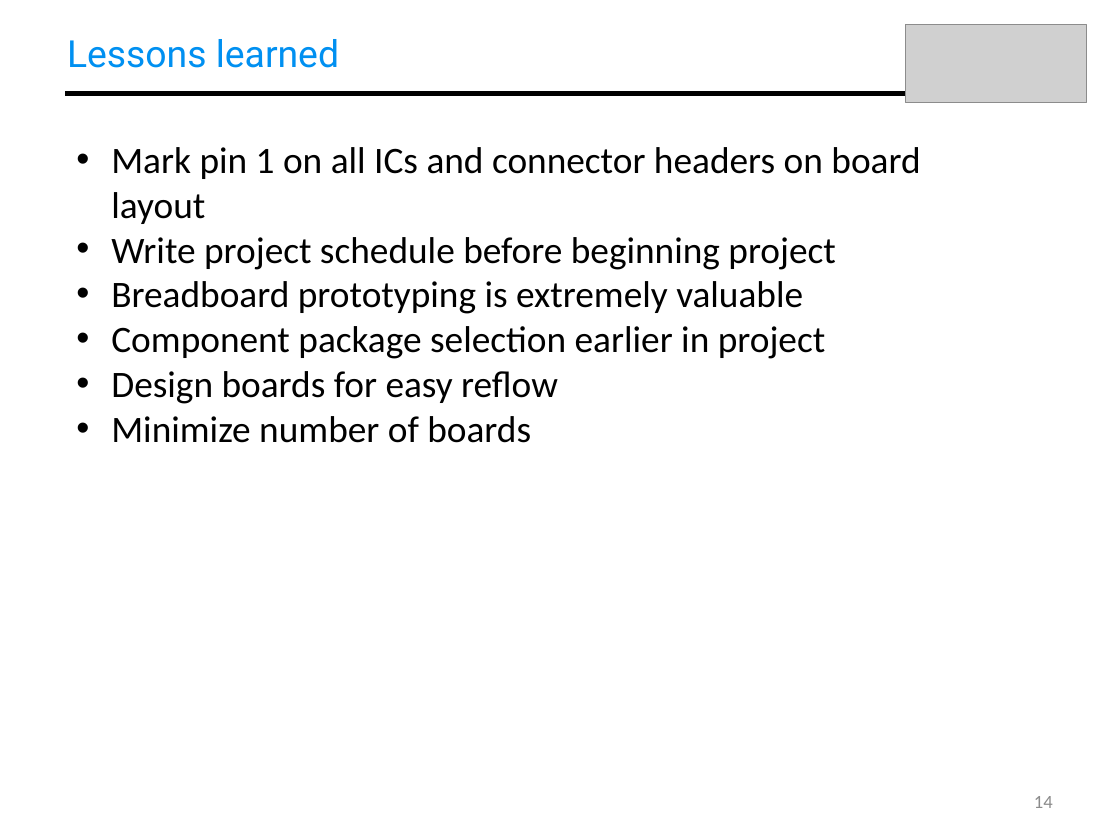
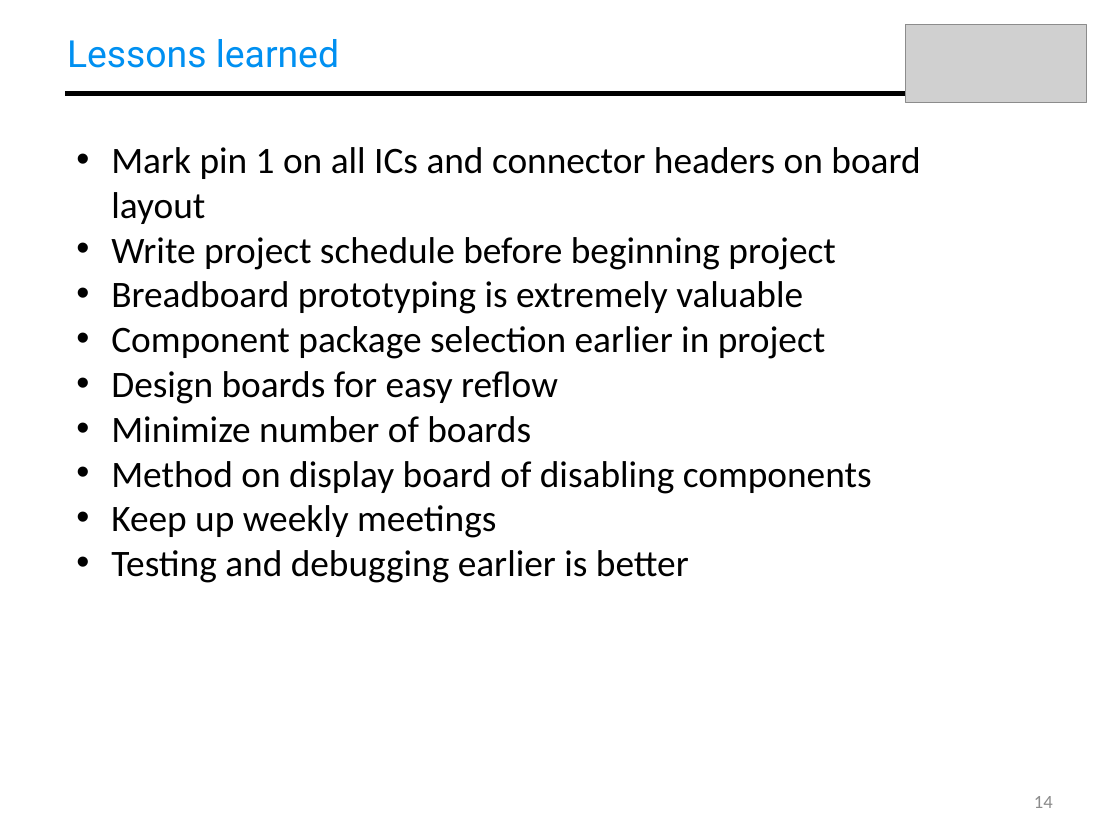
Before and after one commit to dfrister/Practicum2014, a slide deck: slide 14 of Presentation/T04_Presentation.pptx. Drawn at 1120x840 pixels with LibreOffice and Linux fonts; fonts in the diff are those of the drawing; grey boxes stand for pictures. Boxes give left, top, right and bottom in pixels: in the first picture for what was removed or moved away, otherwise in the second. Text is boxed around its words. In the diff, an @@ line names an element or a change of style, - is before the commit and + after.

```diff
--- a/Presentation/T04_Presentation.pptx
+++ b/Presentation/T04_Presentation.pptx
@@ text at (x1=111, y1=461, x2=872, y2=583): paragraphs added @@
+• Method on display board of disabling components
+• Keep up weekly meetings
+• Testing and debugging earlier is better
```
Also in this commit, not shown: 3 slides added, 1 slide removed.
